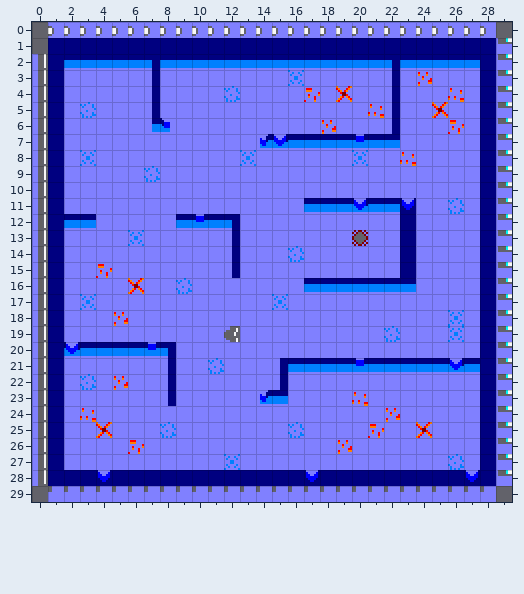
Tiled map -- splatun/assets/World1/Level8/Level8.tmx. Above is the file before it was changed.
Cells are 8x8 px. Shown: x 0..29, y 0..29.
The same view after the edit:
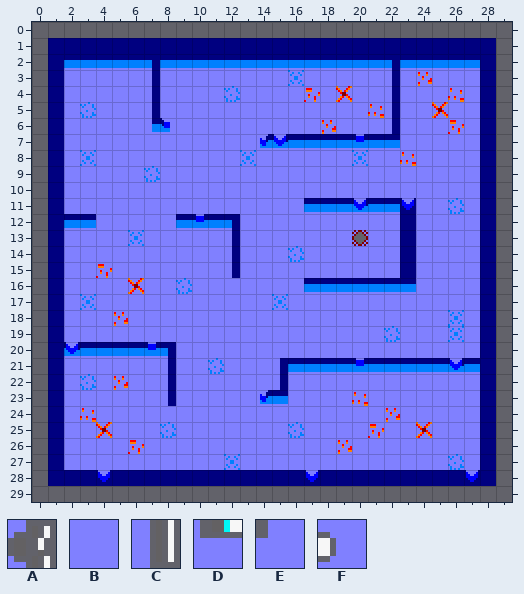
Key: from "Tileset": A 15, B 16, C 25, D 26, E 27, F 28.
_ is an empty cell, . an unchanged one.
Change:
--- layer "Tile Layer 1"
@@ x 0..29 @@
- 0 .FFFFFFFFFFFFFFFFFFFFFFFFFFFF.
- 1 .............................D
- 2 C............................D
- 3 C............................D
- 4 C............................D
- 5 C............................D
- 6 C............................D
- 7 C............................D
- 8 C............................D
- 9 C............................D
-10 C............................D
-11 C............................D
-12 C............................D
-13 C............................D
-14 C............................D
-15 C............................D
-16 C............................D
-17 C............................D
-18 C............................D
-19 C...........A................D
-20 C............................D
-21 C............................D
-22 C............................D
-23 C............................D
-24 C............................D
-25 C............................D
-26 C............................D
-27 C............................D
-28 C............................D
-29 .EEEEEEEEEEEEEEEEEEEEEEEEEEEE.
+ 0 .____________________________.
+ 1 ............................._
+ 2 _............................_
+ 3 _............................_
+ 4 _............................_
+ 5 _............................_
+ 6 _............................_
+ 7 _............................_
+ 8 _............................_
+ 9 _............................_
+10 _............................_
+11 _............................_
+12 _............................_
+13 _............................_
+14 _............................_
+15 _............................_
+16 _............................_
+17 _............................_
+18 _............................_
+19 _...........B................_
+20 _............................_
+21 _............................_
+22 _............................_
+23 _............................_
+24 _............................_
+25 _............................_
+26 _............................_
+27 _............................_
+28 _............................_
+29 .____________________________.
Changed places in both pictures, as pixel boxes (x1, y1, x2, y2):
changed: (32, 22, 512, 502)
